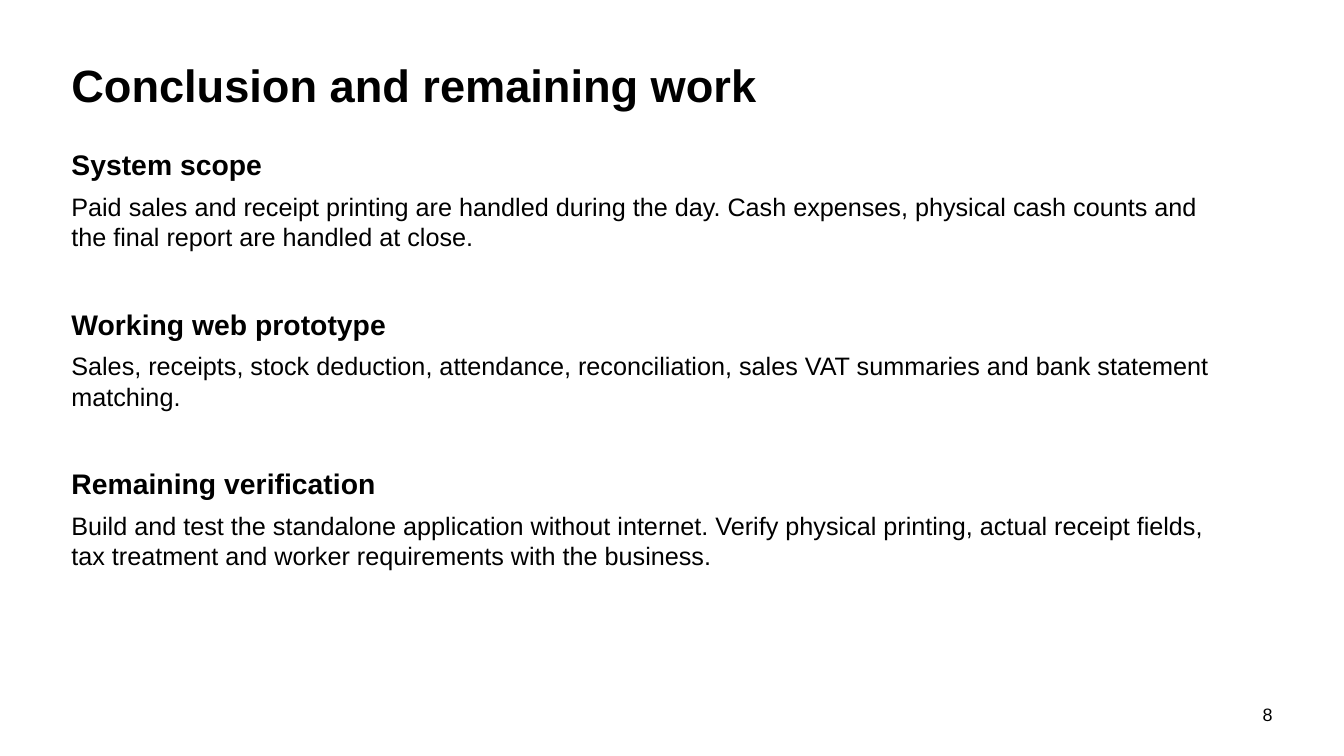
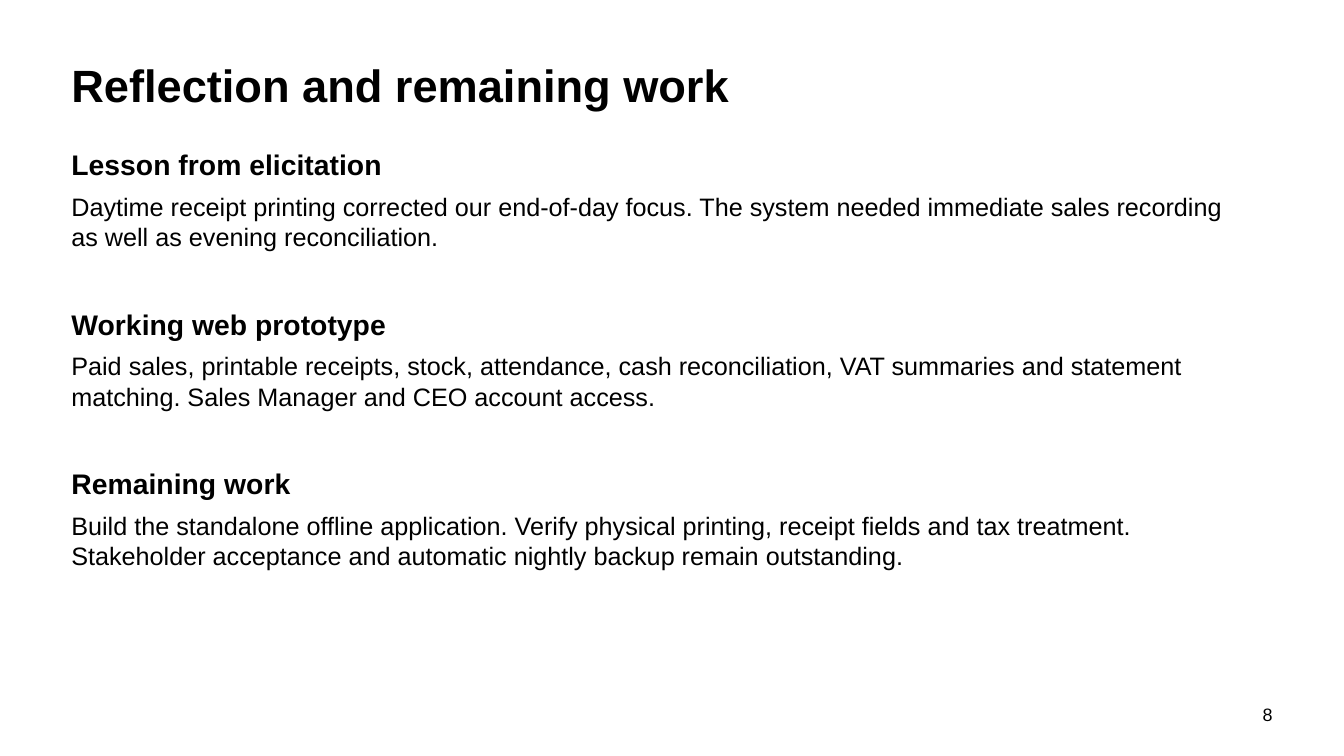
Before and after one commit to mugmarp/requirements-engineering-project-exercise, a slide deck: slide 8 of project_deliverables/PhaseFinal_Grand-Project-Presentation.pptx. Drawn at 1344x756 pixels with LibreOffice and Linux fonts; fonts in the diff are those of the drawing. Boxes give left, top, right and bottom in pixels: in the first picture for what was removed or moved away, otherwise in the second. Text is boxed around its words. In the diff, an @@ line names an element or a change of style, - is before the commit and + after.

Commit message:
Align requirements documents, stories and presentation guidance

```diff
--- a/project_deliverables/PhaseFinal_Grand-Project-Presentation.pptx
+++ b/project_deliverables/PhaseFinal_Grand-Project-Presentation.pptx
@@ text at bbox=[71, 69, 728, 110]: text changed @@
-Conclusion and remaining work
+Reflection and remaining work
@@ text at bbox=[71, 154, 381, 176]: text changed @@
-System scope
+Lesson from elicitation
@@ text at bbox=[71, 197, 1222, 252]: text changed @@
-Paid sales and receipt printing are handled during the day. Cash expenses, physical cash counts and the final report are handled at close.
+Daytime receipt printing corrected our end-of-day focus. The system needed immediate sales recording as well as evening reconciliation.
@@ text at bbox=[71, 356, 1182, 411]: text changed @@
-Sales, receipts, stock deduction, attendance, reconciliation, sales VAT summaries and bank statement matching.
+Paid sales, printable receipts, stock, attendance, cash reconciliation, VAT summaries and statement matching. Sales Manager and CEO account access.
@@ text at bbox=[71, 473, 290, 500]: text changed @@
-Remaining verification
+Remaining work
@@ text at bbox=[71, 516, 1130, 571]: text changed @@
-Build and test the standalone application without internet. Verify physical printing, actual receipt fields, tax treatment and worker requirements with the business.
+Build the standalone offline application. Verify physical printing, receipt fields and tax treatment. Stakeholder acceptance and automatic nightly backup remain outstanding.
```
Also in this commit, not shown: 2 other slides changed, 2 slides added, 2 slides removed, 20 other files.
